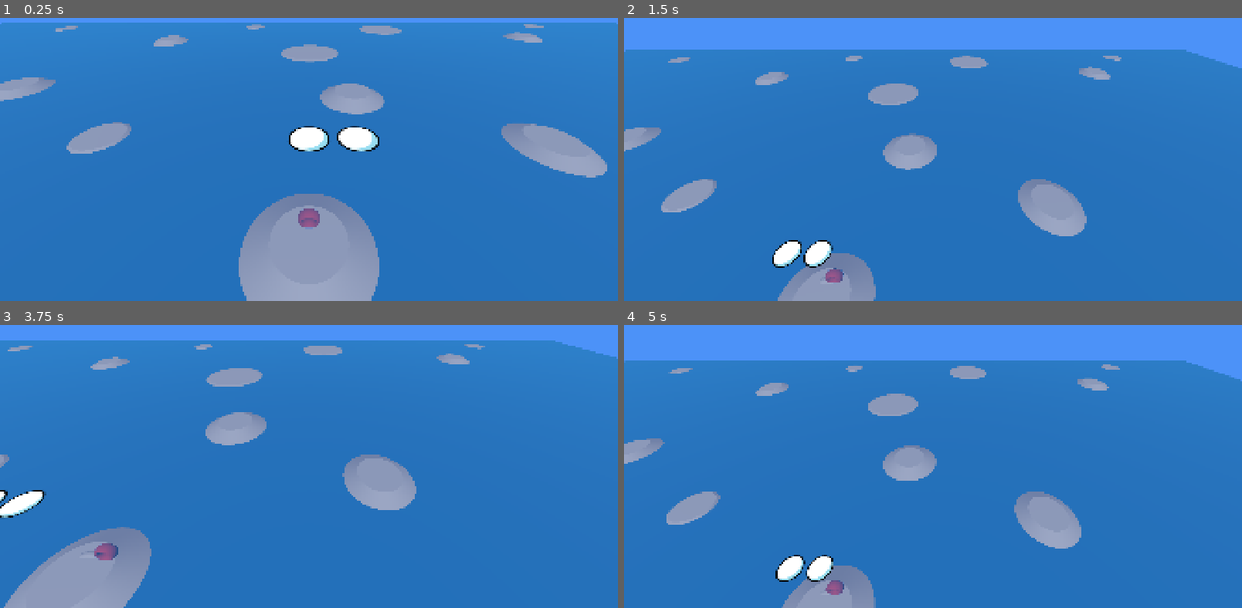
Above: before the commit, frames 1-4 (two rows, left to right).
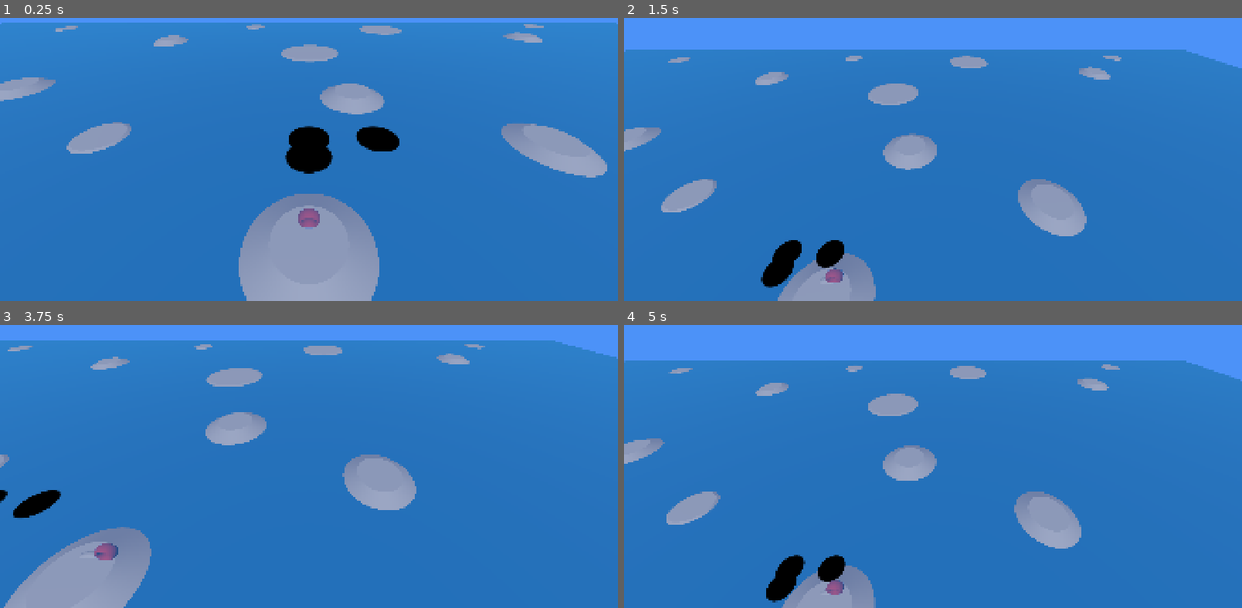
Above: after the commit, the same moments.

Repository: the-shipwrights/the-shipyard
Game: Godot game, scene res://playscenes/cloud_test_scene.tscn
Two runs of this game, one before a commit and one after it. Both use one fixed random seed, a clock stepped at 60 frames per second and the inputs below. This scene is started directly instead of the project's main scene.
Inputs (mouse positions are in pixels of both pictures, inside the frame that each line leads up to):
- Up to frame 1 (0.25 s): no input
- Up to frame 2 (1.5 s): tap Enter at 0.5 s; move the mouse to (1068, 111) at 0.52 s; hold D 0.53-1.25 s; hold E 0.53-1.25 s; click (1068, 111) at 0.67 s; tap Space at 0.77 s; drag from (809, 145) to (902, 196) at 1.27 s
- Up to frame 3 (3.75 s): tap Space at 2 s; move the mouse to (370, 358) at 2.02 s; hold D 2.03-2.75 s; hold Ctrl 2.03-2.75 s; drag from (278, 503) to (123, 381) at 2.77 s; tap Enter at 3.5 s; move the mouse to (494, 486) at 3.52 s; hold A from 3.53 s (still down); hold E from 3.53 s (still down)
- Up to frame 4 (5 s): tap Space at 3.77 s; release A at 4.25 s; release E at 4.25 s; drag from (747, 381) to (840, 347) at 4.27 s

The runs differ from the first frame. In frame 1, 1.7% of the frame differs, in the area x 46-65%, y 38-56%; in frame 2, 1.1%; in frame 3, 0.7%; in frame 4, 1.0%.
Error before the commit: Invalid assignment of index '0' (on base: 'Array[float]') with value of type 'float'. (res://scripts/cloud_controller.gd:21)

Commit message:
Get coordinates

Diff:
--- a/simulation/server/assets/shaders/cloud.gdshader
+++ b/simulation/server/assets/shaders/cloud.gdshader
@@ -5,19 +5,27 @@
 uniform sampler2D image : source_color;
 uniform float border_thickness;
 
+uniform float screen_height;
 uniform int particle_count;
 uniform vec3[256] particle_positions;
 uniform float[256] particle_radiuses;
 
+varying flat int instance_id;
+
+float get_scale() {
+	return 1.0;
+}
+
 void vertex() {
 	VERTEX *= border_thickness + 1.0;
+	instance_id = INSTANCE_ID;
 }
 
 void fragment() {
 	ivec2 imageSize = textureSize(image, 0);
+	ivec2 fragment_pos = ivec2(SCREEN_UV * VIEWPORT_SIZE);
 
-	vec2 pos_pixel = UV;
-	vec4 color = texture(image, pos_pixel);
+	vec4 color = texture(image, UV);
 	ALBEDO = vec3(0.0, 0.0, 0.0);
 	ALPHA = color[3];
 
@@ -32,15 +40,20 @@
 		ALBEDO += scaled_color.rgb * scaled_color[3];
 	}
 
-	/*
+
+
 	for (int i = 0; i < 1; i++) {
+
 		vec4 projection = PROJECTION_MATRIX * VIEW_MATRIX * vec4(particle_positions[i], 1.0);
 		projection = projection /= projection.w;
-		vec2 screen_pos = vec2(projection.x * 0.5 + 0.5, projection.y * -0.5 + 0.5);
-		float screen_radius = particle_radiuses[i] * mult;
-		ALBEDO = vec3(screen_pos, screen_radius);
+		vec2 screen_uv = vec2(projection.x * 0.5 + 0.5, projection.y * -0.5 + 0.5);
+		float scale = 1.0;
+		float screen_radius = particle_radiuses[i] / screen_height;
+		float pixel_radius = VIEWPORT_SIZE.y * screen_radius;
+		ALBEDO = vec3(screen_uv, particle_radiuses[i] / 2.0);
 	}
-	*/
+
+	ALBEDO = vec3(float(instance_id) / 2.0, 0.0, 0.0);
 }
 
 void outline() {
--- a/simulation/server/packedscenes/cloud.tscn
+++ b/simulation/server/packedscenes/cloud.tscn
@@ -36,7 +36,6 @@
 
 [node name="Clouds" type="Node3D" unique_id=739357004]
 editor_description = "Handles cloud generation and animation, perhaps also other things? we shall see..."
-transform = Transform3D(1, 0, 0, 0, 1, 0, 0, 0, 1, -0.38488376, 0, 0)
 script = ExtResource("1_dtbih")
 
 [node name="Placeholder (delete me)" type="MeshInstance3D" parent="." unique_id=1230811381]
@@ -46,11 +45,11 @@
 mesh = SubResource("TextMesh_m6kmv")
 
 [node name="CloudParticle1" type="MeshInstance3D" parent="." unique_id=893149861]
-transform = Transform3D(1, 0, 0, 0, -4.37114e-08, 1.0000002, 0, -1.0000002, -4.37114e-08, 1.2872375, 0, 0)
+transform = Transform3D(1, 0, 0, 0, -4.37114e-08, 1.0000002, 0, -1.0000002, -4.37114e-08, 1.803772, 0, 0)
 mesh = ExtResource("1_6t0eo")
 
 [node name="CloudParticle2" type="MeshInstance3D" parent="." unique_id=2121152295]
-transform = Transform3D(1, 0, 0, 0, -4.37114e-08, 1.0000002, 0, -1.0000002, -4.37114e-08, 0, 0, 0)
+transform = Transform3D(1, 0, 0, 0, -4.37114e-08, 1.0000002, 0, -1.0000002, -4.37114e-08, 0, 0, 0.68762577)
 mesh = ExtResource("1_6t0eo")
 
 [node name="CloudParticle3" type="MeshInstance3D" parent="." unique_id=1679534410]
--- a/simulation/server/scripts/cloud_controller.gd
+++ b/simulation/server/scripts/cloud_controller.gd
@@ -1,6 +1,7 @@
 @tool
 extends Node
 
+var camera_height: float = 5.0
 var particle_count: int
 var particle_positions: Array[Vector3]
 var particle_radiuses: Array[float]
@@ -9,11 +10,13 @@
 # Called when the node enters the scene tree for the first time.
 func _ready() -> void:
 	particle_positions.resize(3)
+	particle_radiuses.resize(3)
 	material = load("res://assets/materials/cloud_material.tres")
 
 # Called every frame. 'delta' is the elapsed time since the previous frame.
 func _process(delta: float) -> void:
 	particle_count = 3
+
 	particle_positions[0] = $CloudParticle1.position
 	particle_positions[1] = $CloudParticle2.position
 	particle_positions[2] = $CloudParticle3.position
@@ -22,6 +25,7 @@
 	particle_radiuses[1] = 1.0
 	particle_radiuses[2] = 1.0
 
+	material.set_shader_parameter("screen_height", camera_height)
 	material.set_shader_parameter("particle_positions", particle_positions)
 	material.set_shader_parameter("particle_radiuses", particle_radiuses)
 	material.set_shader_parameter("particle_count", particle_count)
